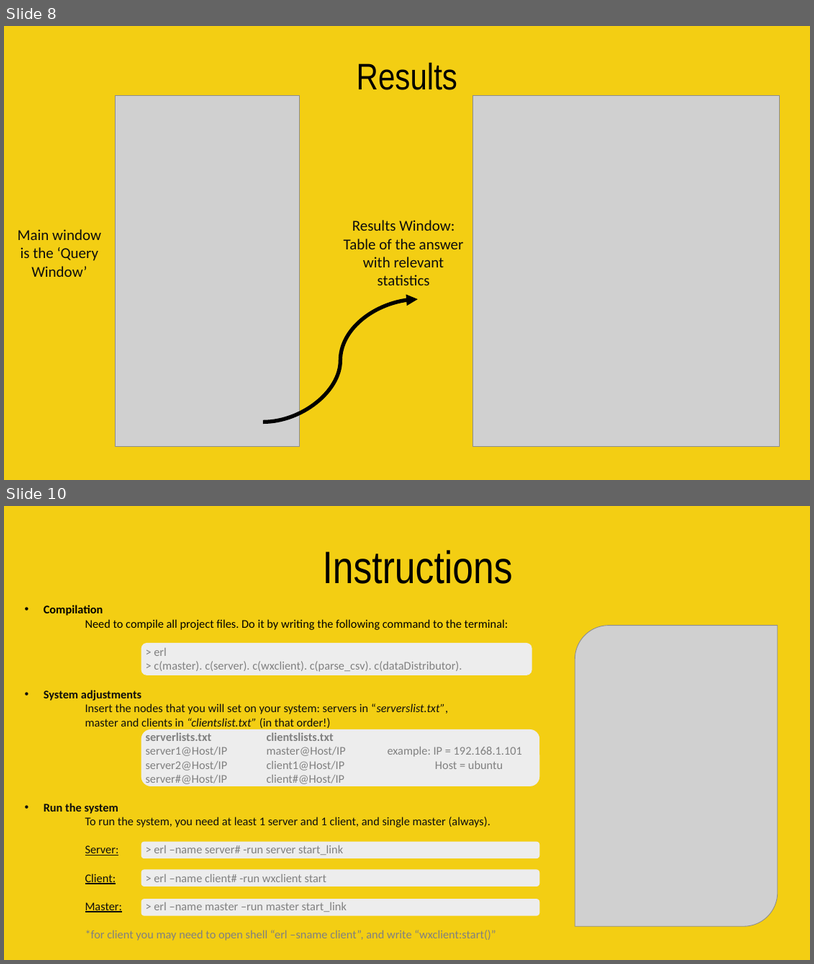
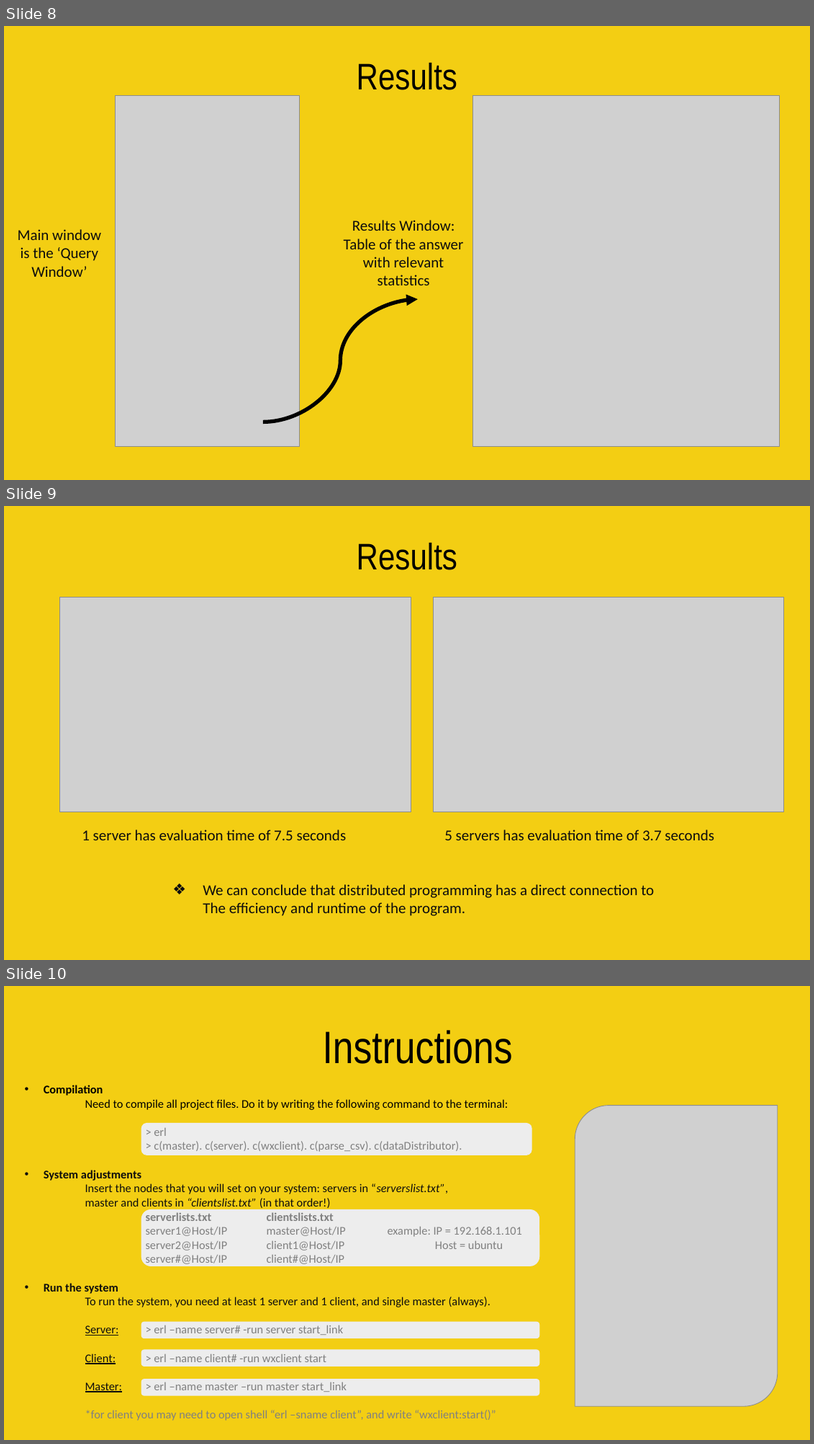
Before and after one commit to omerlux/IMDb-Map-Reduce-in-Erlang, a slide deck: doc/final.pptx. Shown one above the other, each under a label of ours: slides 8 and 10 before the commit, slides 8, 9 and 10 after it; the slides between them are not shown. The pictures are 814x964 and 814x1444 pixels, drawn with LibreOffice and Linux fonts; fonts in the diff are those of the drawing; grey boxes stand for pictures. Boxes give left, top, right and bottom in pixels: in the first picture for what was removed or moved away, otherwise in the second. Text is boxed around its words. In the diff, an @@ line names an element or a change of style, - is before the commit and + after.

```diff
--- a/doc/final.pptx
+++ b/doc/final.pptx
@@ slide 9 added at (4, 506, 810, 960), background #F3CE13 @@
@@ title added at (357, 542, 458, 570), 44 pt, text #000000 @@
+Results
@@ picture added at (59, 597, 412, 811) @@
@@ picture added at (434, 597, 784, 811) @@
@@ text added at (82, 829, 715, 916), 18 pt, text #0D0D0D @@
+1 server has evaluation time of 7.5 seconds 5 servers has evaluation time of 3.7 seconds
+      ❖ We can conclude that distributed programming has a direct connection to
+The efficiency and runtime of the program.
```
Also in this commit, not shown: 1 slide removed, 2 other files.
